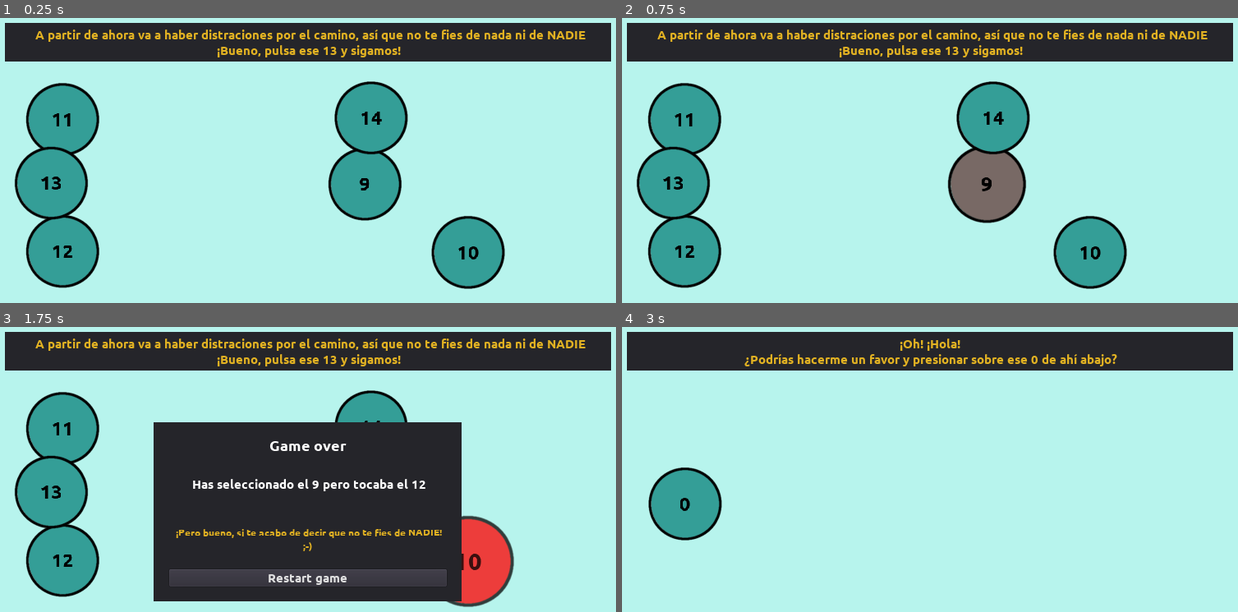
Above: before the commit, frames 1-4 (two rows, left to right).
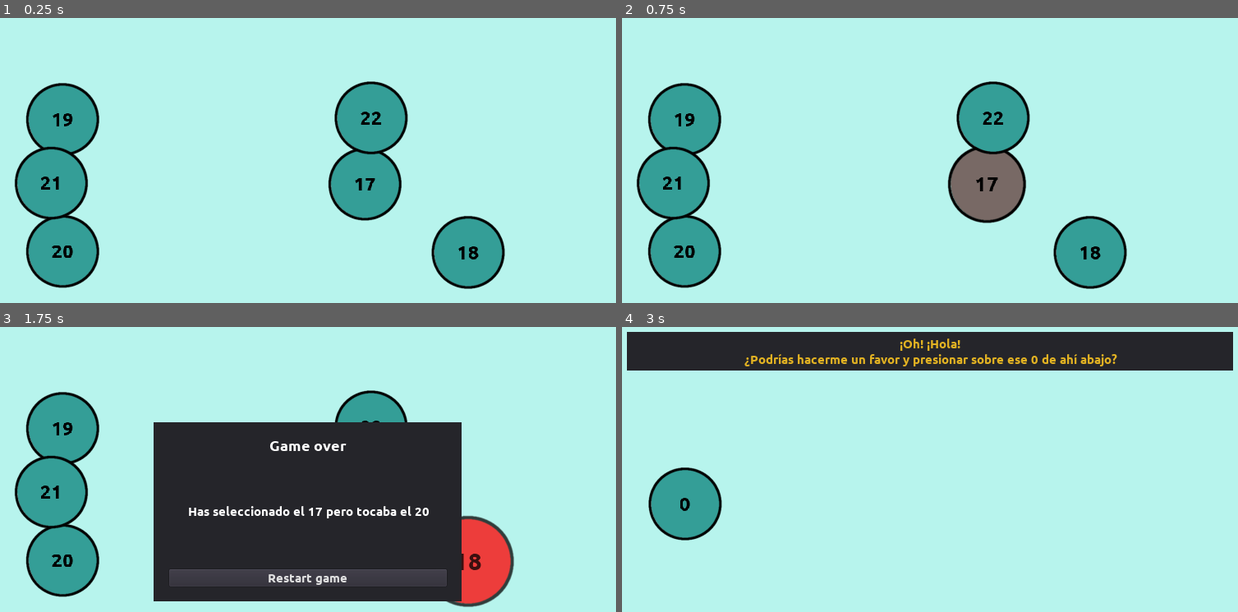
Above: after the commit, the same moments.

Repository: moisesjbc/contando-hasta-100
Game: Godot game, scene res://gameplay/main/main.tscn
Two runs of this game, one before a commit and one after it. Both use one fixed random seed, a clock stepped at 60 frames per second and the inputs below.
Inputs (mouse positions are in pixels of both pictures, inside the frame that each line leads up to):
- Up to frame 1 (0.25 s): no input
- Up to frame 2 (0.75 s): tap Enter at 0.5 s; move the mouse to (985, 183) at 0.52 s; click (985, 183) at 0.67 s
- Up to frame 3 (1.75 s): move the mouse to (468, 560) at 1.27 s; click (468, 560) at 1.42 s
- Up to frame 4 (3 s): click "Restart game" at 2 s; tap Space at 2.75 s; move the mouse to (997, 429) at 2.77 s; click (997, 429) at 2.92 s

The runs differ from the first frame. In frame 1, 14% of the frame differs, in the area x 0-100%, y 1-85%; in frame 2, 14%; in frame 3, 15%, in the area x 0-100%, y 1-86%; in frame 4, nothing differs.

Commit message:
Add background number taunt

Diff:
--- /dev/null
+++ b/godot-project/gameplay/gui/taunt_background/taunt_background.gd
@@ -0,0 +1,11 @@
+extends Control
+
+
+func clear():
+	for child in $center_container.get_children():
+		child.visible = false
+
+
+func repeat_number(number):
+	$center_container/small_text.visible = true
+	$center_container/small_text.text = ("%d - " % number).repeat(500)
--- /dev/null
+++ b/godot-project/gameplay/gui/taunt_background/taunt_background.tscn
@@ -0,0 +1,29 @@
+[gd_scene load_steps=4 format=2]
+
+[ext_resource path="res://gameplay/gui/taunt_background/taunt_background.gd" type="Script" id=1]
+[ext_resource path="res://fonts/Ubuntu-B.ttf" type="DynamicFontData" id=2]
+
+[sub_resource type="DynamicFont" id=1]
+size = 50
+font_data = ExtResource( 2 )
+
+[node name="taunt_background" type="Control"]
+anchor_right = 1.0
+anchor_bottom = 1.0
+mouse_filter = 2
+script = ExtResource( 1 )
+
+[node name="center_container" type="CenterContainer" parent="."]
+anchor_right = 1.0
+anchor_bottom = 1.0
+mouse_filter = 2
+
+[node name="small_text" type="Label" parent="center_container"]
+margin_right = 1300.0
+margin_bottom = 800.0
+rect_min_size = Vector2( 1300, 800 )
+size_flags_horizontal = 3
+size_flags_vertical = 3
+custom_colors/font_color = Color( 0.572549, 0.882353, 0.905882, 1 )
+custom_fonts/font = SubResource( 1 )
+autowrap = true
--- a/godot-project/gameplay/levels_config/levels_config.gd
+++ b/godot-project/gameplay/levels_config/levels_config.gd
@@ -56,6 +56,17 @@
 	},
 	17: {
 		LevelConfigKey.TRICK: TrickType.HINT_TEXT
+	},
+	21: {
+		LevelConfigKey.HINT: "Un quinto del camino, ¿eh?. ¡No está nada mal!\nA POR EL 20",
+		LevelConfigKey.GAME_OVER_TAUNT: "Ah, ¿el 20 ya lo habías pulsado? Culpa mía ^^U"
+	},
+	22: {
+		LevelConfigKey.HINT: "¡Tienes razón! ¡Era el 21! :-D"
+	},
+	23: {
+		LevelConfigKey.HINT: "Ignora el fondo. Godot me lo cambia a veces.",
+		LevelConfigKey.TRICK: TrickType.BACKGROUND_NUMBER
 	}
 }
 
--- a/godot-project/gameplay/main/main.gd
+++ b/godot-project/gameplay/main/main.gd
@@ -10,22 +10,29 @@
 func _ready():
 	# set_level(current_level)
 	# TODO: Remove development trick
-	for i in range(0, 12):
+	for i in range(0, 20):
 		current_level = i
 		$levels_config.get_level_config(i)
-	set_level(12)
+	set_level(20)
 
 
 func reset_hint():
 	var current_hint = current_level_config[LevelConfigKey.HINT]
 	if not current_hint and current_level_config[LevelConfigKey.TRICK] == TrickType.HINT_TEXT:
 		var n_extra_values = current_level_config[LevelConfigKey.N_EXTRA_VALUES]
-		current_hint = "¡DALE CAÑA A ESE %d!" % ((current_level - 1) + randi() % 3)
+		current_hint = "¡DALE CAÑA A ESE %d!" % get_random_number()
 
 	$GUI/hint_panel.set_hint(current_hint)
 
 
+func reset_background():
+	$taunt_background.clear()
+
+	if current_level_config[LevelConfigKey.TRICK] == TrickType.BACKGROUND_NUMBER:
+		$taunt_background.repeat_number(get_random_number())
+
 func reset():
+	reset_background()
 	reset_hint()
 	$balls_manager.set_level(
 		current_level,
@@ -55,3 +62,8 @@
 
 func is_victory():
 	return current_level >= 25
+
+
+func get_random_number():
+	randomize()
+	return current_level - current_level_config[LevelConfigKey.N_EXTRA_VALUES] + randi() % (current_level_config[LevelConfigKey.N_EXTRA_VALUES] * 2 + 1)
--- a/godot-project/gameplay/main/main.tscn
+++ b/godot-project/gameplay/main/main.tscn
@@ -1,13 +1,16 @@
-[gd_scene load_steps=6 format=2]
+[gd_scene load_steps=7 format=2]
 
 [ext_resource path="res://gameplay/balls_manager/balls_manager.tscn" type="PackedScene" id=1]
 [ext_resource path="res://gameplay/gui/hint_panel/hint_panel.tscn" type="PackedScene" id=2]
 [ext_resource path="res://gameplay/main/main.gd" type="Script" id=3]
 [ext_resource path="res://gameplay/gui/game_over_screen/game_over_screen.tscn" type="PackedScene" id=4]
 [ext_resource path="res://gameplay/levels_config/levels_config.tscn" type="PackedScene" id=5]
+[ext_resource path="res://gameplay/gui/taunt_background/taunt_background.tscn" type="PackedScene" id=6]
 
 [node name="main" type="Node2D"]
 script = ExtResource( 3 )
+
+[node name="taunt_background" parent="." instance=ExtResource( 6 )]
 
 [node name="balls_manager" parent="." instance=ExtResource( 1 )]
 
--- a/godot-project/globals/trick_type.gd
+++ b/godot-project/globals/trick_type.gd
@@ -2,5 +2,6 @@
 
 
 enum TrickType {
-	HINT_TEXT
+	HINT_TEXT,
+	BACKGROUND_NUMBER
 }
